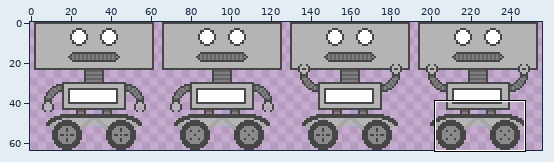
Two versions of one sprite sheet, collective-action-game/full_robot.png. The first picture is a wide view before the edit; the outline marks the close-up.
Close-up. First the earlier version:
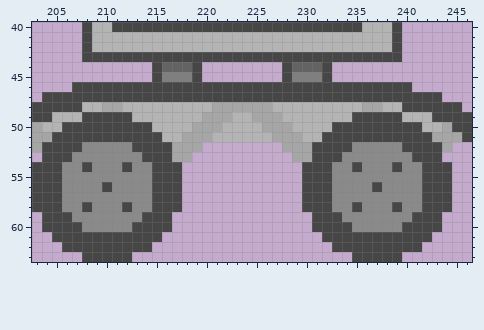
The file is 256x64 pixels. Shown: x 203..246, y 40..63. The commit also changed other parts of the picture, which this record leaves out.
The same view after the edit:
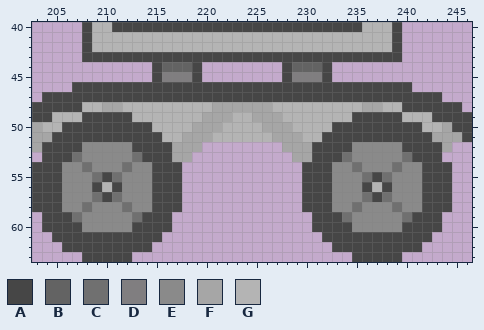
Palette (. is transparent): A #464646  B #636363  C #707070  D #807e80  E #8a8a8a  F #a6a6a6  G #b4b4b4
The exact change:
y 53: x 207 E -> C; x 213 E -> C; x 234 E -> C; x 240 E -> C
y 54: x 208 A -> C; x 212 A -> C; x 235 A -> C; x 239 A -> C
y 55: x 209..211 EEE -> CAC; x 236..238 EEE -> CAC
y 56: x 209..211 EAE -> AGA; x 236..238 EAE -> AGA
y 57: x 209..211 EEE -> CAC; x 236..238 EEE -> CAC
y 58: x 208 A -> C; x 212 A -> C; x 235 A -> C; x 239 A -> C
y 59: x 207 E -> C; x 213 E -> C; x 234 E -> C; x 240 E -> C
